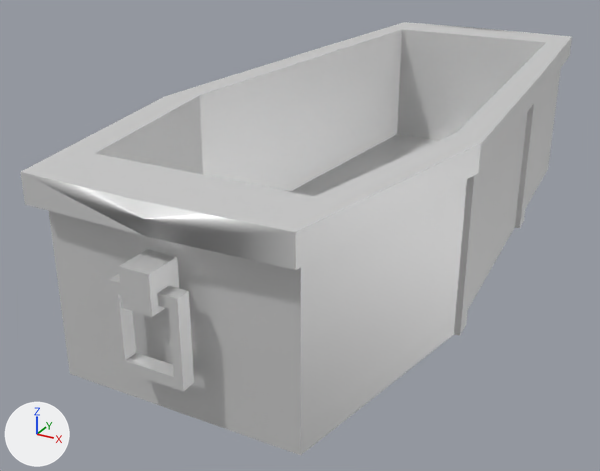
The COLLADA model CarProto/Content/Models/coffinCar/coffinCar.dae: old version first, new version second.
The view is the same before and after, from a 50 mm lens placed at (1.4, -3.35, 2.08), pointed at (-0.22, -0.42, 0.61). Every picture has the same lights, and +X, +Y and +Z are marked at lower left.
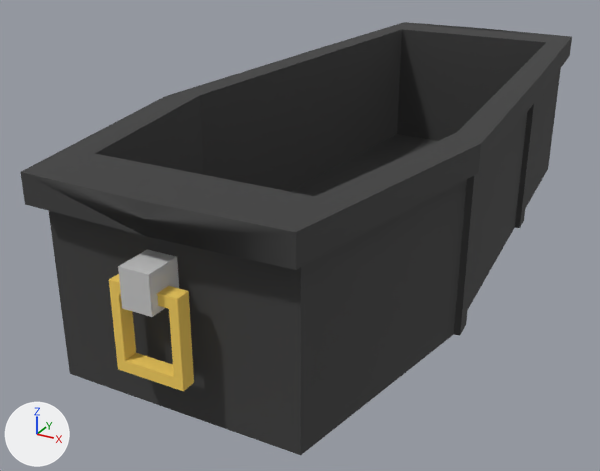
Where the newer file only moved an object's origin or applied its transform, the numbers keep the older frame.

Scene script edits in JSON lines:
```json
{"op": "add", "block": "img_file4_png", "code": ["img_file4_png = load_image('file4.png', '../file4.png', 512, 512, 'sRGB')"]}
{"op": "add", "block": "mat_matlowpoly4", "code": ["mat_matlowpoly4 = principled_material('matLowPoly4')", "mat_matlowpoly4.texture = img_file4_png", "mat_matlowpoly4.roughness = 0.9"]}
{"block": "me_cube_003", "where": "me_cube_003.from_pydata(...)  # 170 vertices, 328 faces; spans x -12.3..11.9, y -1.6..46.1, z -3.9..7.2"}
{"op": "remove", "block": "me_cube_003", "code": "me_cube_003.materials.append(mat_matlowpoly)  # white #e7e7e7"}
{"op": "add", "block": "me_cube_003", "code": "me_cube_003.materials.append(mat_matlowpoly4)  # picture img_file4_png"}
```

Where the change shows, as pixel boxes (x1, y1, x2, y2) in the pictures (600 x 471 px):
```json
{"object": "Cube.001", "change": "recoloured", "before": [20, 22, 572, 455], "after": [20, 22, 572, 455], "on screen": "grey to black"}
```
